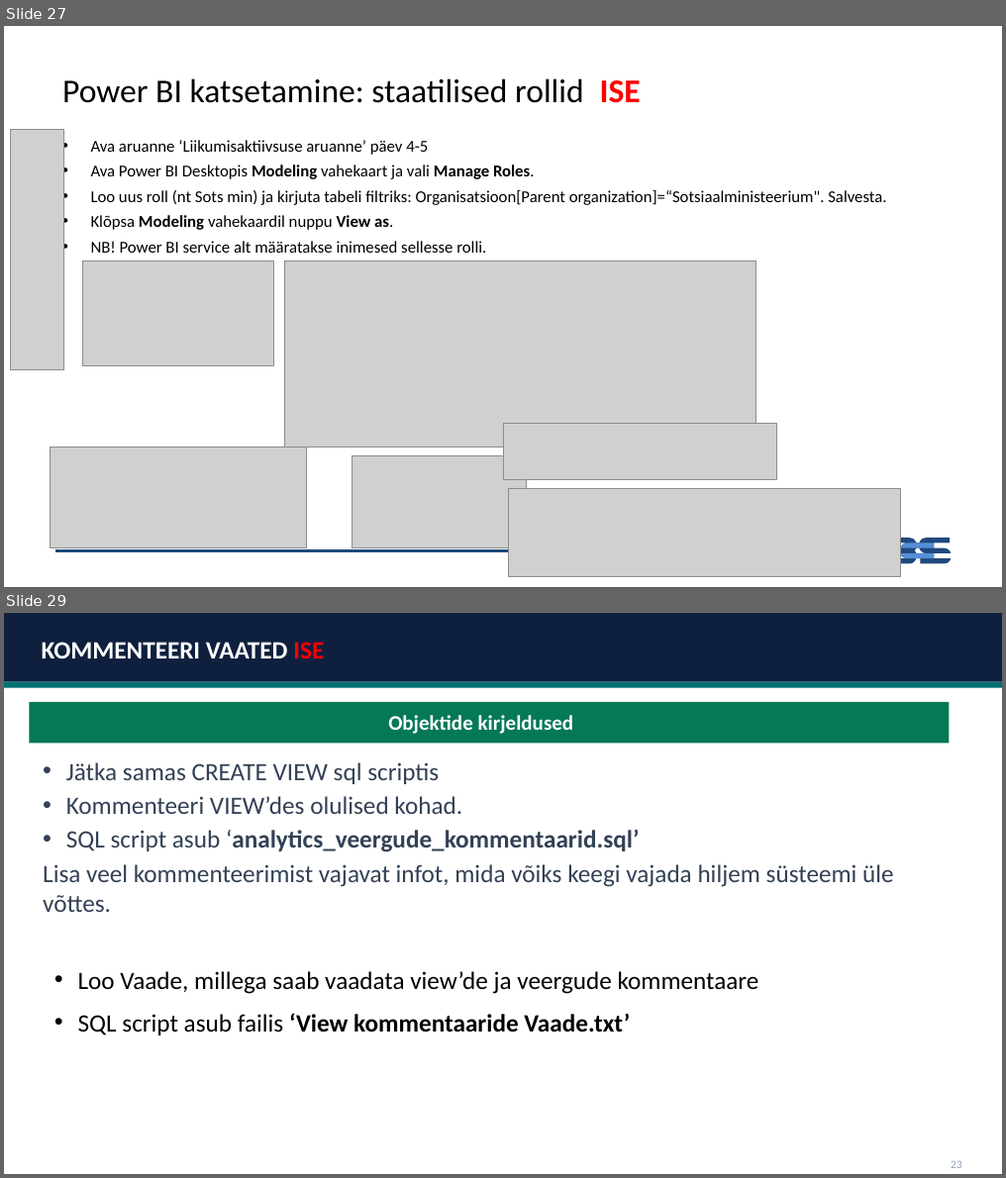
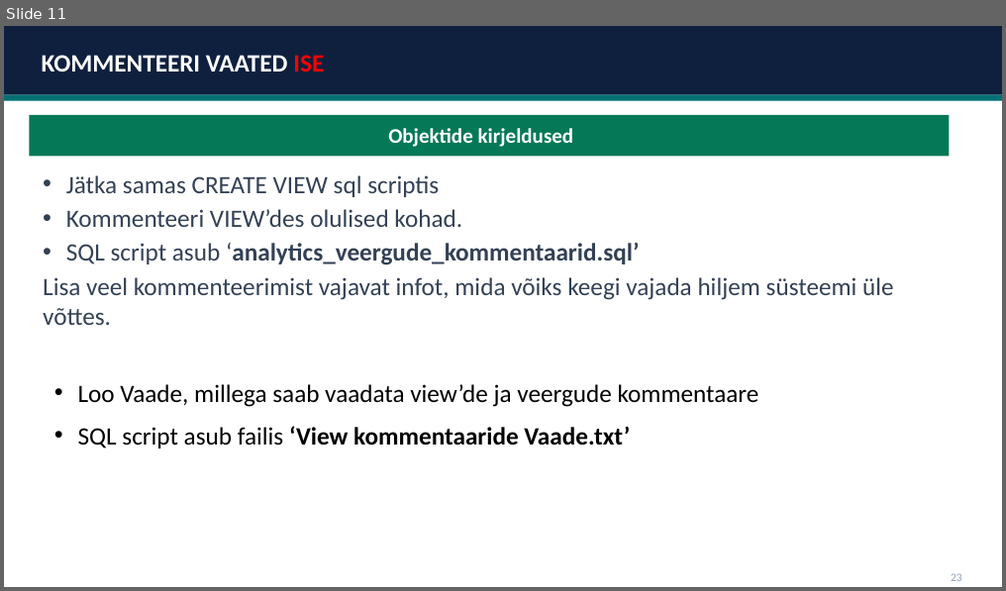
Before and after one commit to emilieabel/andmetarkus, a slide deck: Materjalid/Day9 Andmekorraldus Dim Fakt/9-paev-andmetarkus-esitlus.pptx. Shown one above the other, each under a label of ours: slides 27 and 29 before the commit, slide 11 after it; the slides between them are not shown. The pictures are 1006x1178 and 1006x591 pixels, drawn with LibreOffice and Linux fonts; fonts in the diff are those of the drawing; grey boxes stand for pictures. Boxes give left, top, right and bottom in pixels: in the first picture for what was removed or moved away, otherwise in the second. Text is boxed around its words. In the diff, an @@ line names an element or a change of style, - is before the commit and + after.

```diff
--- a/Materjalid/Day9 Andmekorraldus Dim Fakt/9-paev-andmetarkus-esitlus.pptx
+++ b/Materjalid/Day9 Andmekorraldus Dim Fakt/9-paev-andmetarkus-esitlus.pptx
@@ slide 27 removed at <box>4,26,1002,587</box>, background #FFFFFF @@
@@ title removed at <box>62,78,641,103</box> @@
-Power BI katsetamine: staatilised rollid ISE
@@ picture removed at <box>10,130,63,371</box> @@
@@ text removed at <box>91,140,886,253</box> @@
-• Ava aruanne ‘Liikumisaktiivsuse aruanne’ päev 4-5
-• Ava Power BI Desktopis Modeling vahekaart ja vali Manage Roles.
-• Loo uus roll (nt Sots min) ja kirjuta tabeli filtriks: Organisatsioon[Parent organization]=“Sotsiaalministeerium". Salvesta.
-• Klõpsa Modeling vahekaardil nuppu View as.
-• NB! Power BI service alt määratakse inimesed sellesse rolli.
@@ picture removed at <box>82,261,274,366</box> @@
@@ picture removed at <box>285,261,756,447</box> @@
@@ picture removed at <box>503,424,777,480</box> @@
@@ picture removed at <box>50,448,307,549</box> @@
@@ picture removed at <box>352,457,527,549</box> @@
@@ picture removed at <box>509,489,901,577</box> @@
@@ line removed from (54, 552) to (835, 552) @@
@@ freeform shape removed at <box>885,538,951,565</box> @@
@@ freeform shape removed at <box>901,544,935,559</box> @@
@@ what was slide 29 is now slide 11 @@
```
Also in this commit, not shown: 17 other slides removed, 15 other files.
